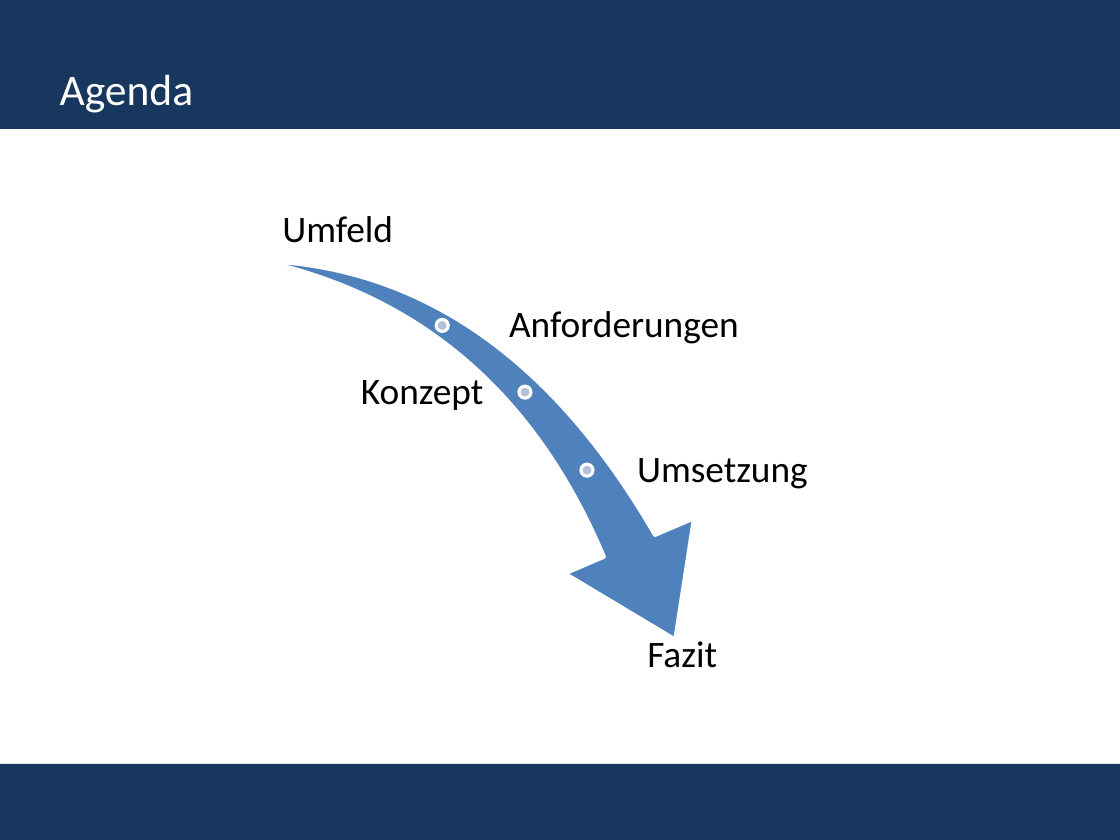
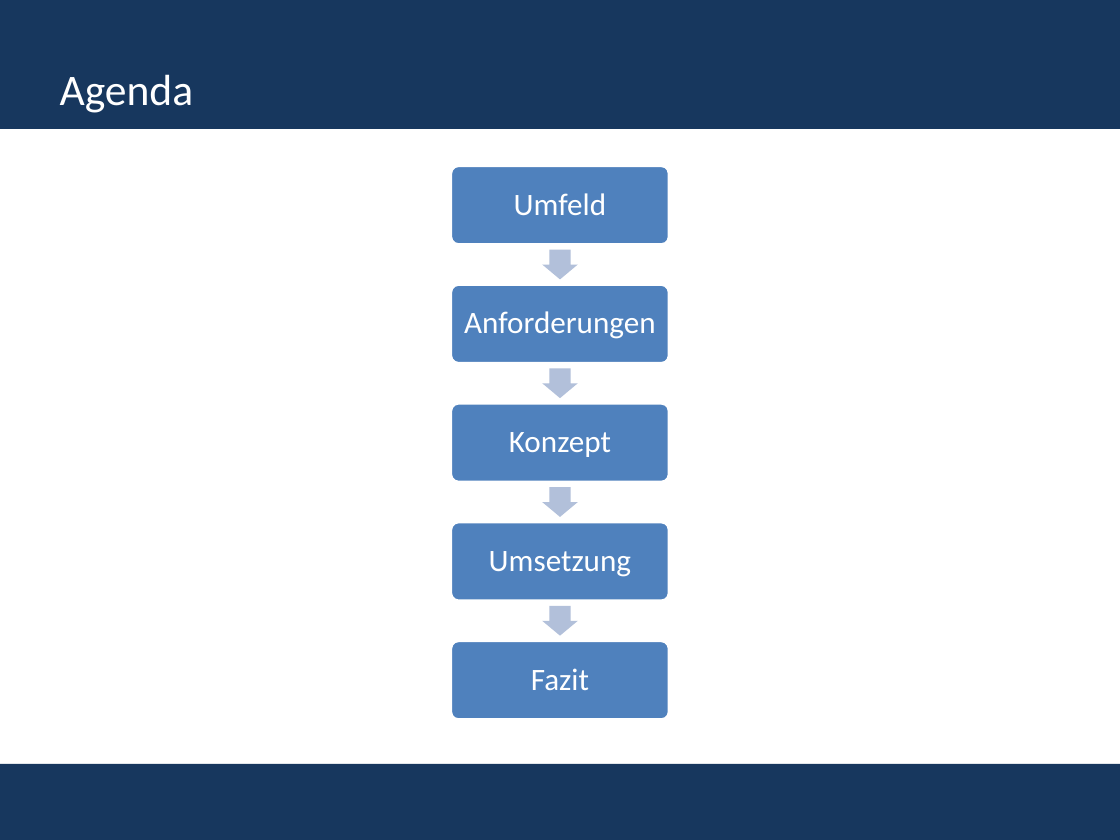
Before and after one commit to tomtom1992/Projektpr-sentation, a slide deck: slide 2 of Projektpräsentation.pptx. Drawn at 1120x840 pixels with LibreOffice and Linux fonts; fonts in the diff are those of the drawing; background and template pictures are left out. Boxes give left, top, right and bottom in pixels: in the first picture for what was removed or moved away, otherwise in the second. Text is boxed around its words. In the diff, an @@ line names an element or a change of style, - is before the commit and + after.

```diff
--- a/Projektpräsentation.pptx
+++ b/Projektpräsentation.pptx
@@ text "Umfeld": place and size @@
-text "Umfeld" at (282, 216, 393, 243)
+text "Umfeld" at (514, 193, 606, 215)
@@ text "Umfeld" at (514, 193, 606, 215): size 24 to 20 pt, text colour #000000 to #FFFFFF; less space between paragraphs; vertical alignment bottom to middle @@
@@ text "Anforderungen": place and size @@
-text "Anforderungen" at (509, 311, 739, 344)
+text "Anforderungen" at (464, 311, 656, 339)
@@ text "Anforderungen" at (464, 311, 656, 339): size 24 to 20 pt, text colour #000000 to #FFFFFF; alignment left to centre; less space between paragraphs @@
@@ text "Konzept": place and size @@
-text "Konzept" at (361, 380, 483, 410)
+text "Konzept" at (509, 432, 611, 457)
@@ text "Konzept" at (509, 432, 611, 457): size 24 to 20 pt, text colour #000000 to #FFFFFF; alignment right to centre; less space between paragraphs @@
@@ group removed at (267, 165, 724, 719): 3 ellipses, 1 swoosh arrow @@
@@ text "Umsetzung" at (489, 551, 631, 577): size 24 to 20 pt, text colour #000000 to #FFFFFF; alignment left to centre; less space between paragraphs @@
@@ text "Umsetzung": place and size @@
-text "Umsetzung" at (637, 458, 808, 489)
+text "Umsetzung" at (489, 551, 631, 577)
@@ group added at (450, 166, 669, 720): 5 rounded rectangles, 4 right arrows @@
@@ text "Fazit": place and size @@
-text "Fazit" at (647, 641, 717, 668)
+text "Fazit" at (531, 668, 589, 690)
@@ text "Fazit" at (531, 668, 589, 690): size 24 to 20 pt, text colour #000000 to #FFFFFF; less space between paragraphs; vertical alignment top to middle @@
```
Also in this commit, not shown: 26 other slides changed.
